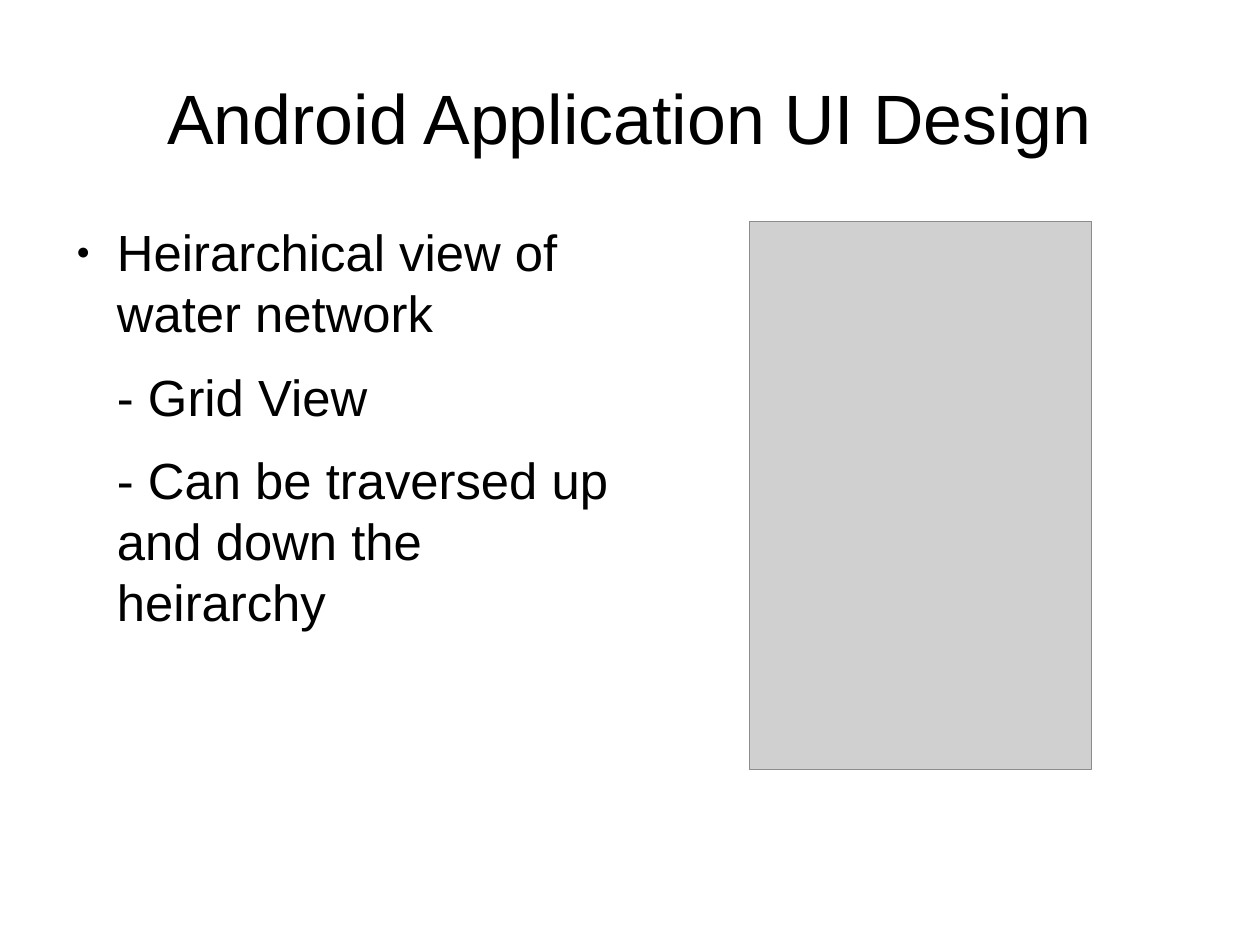
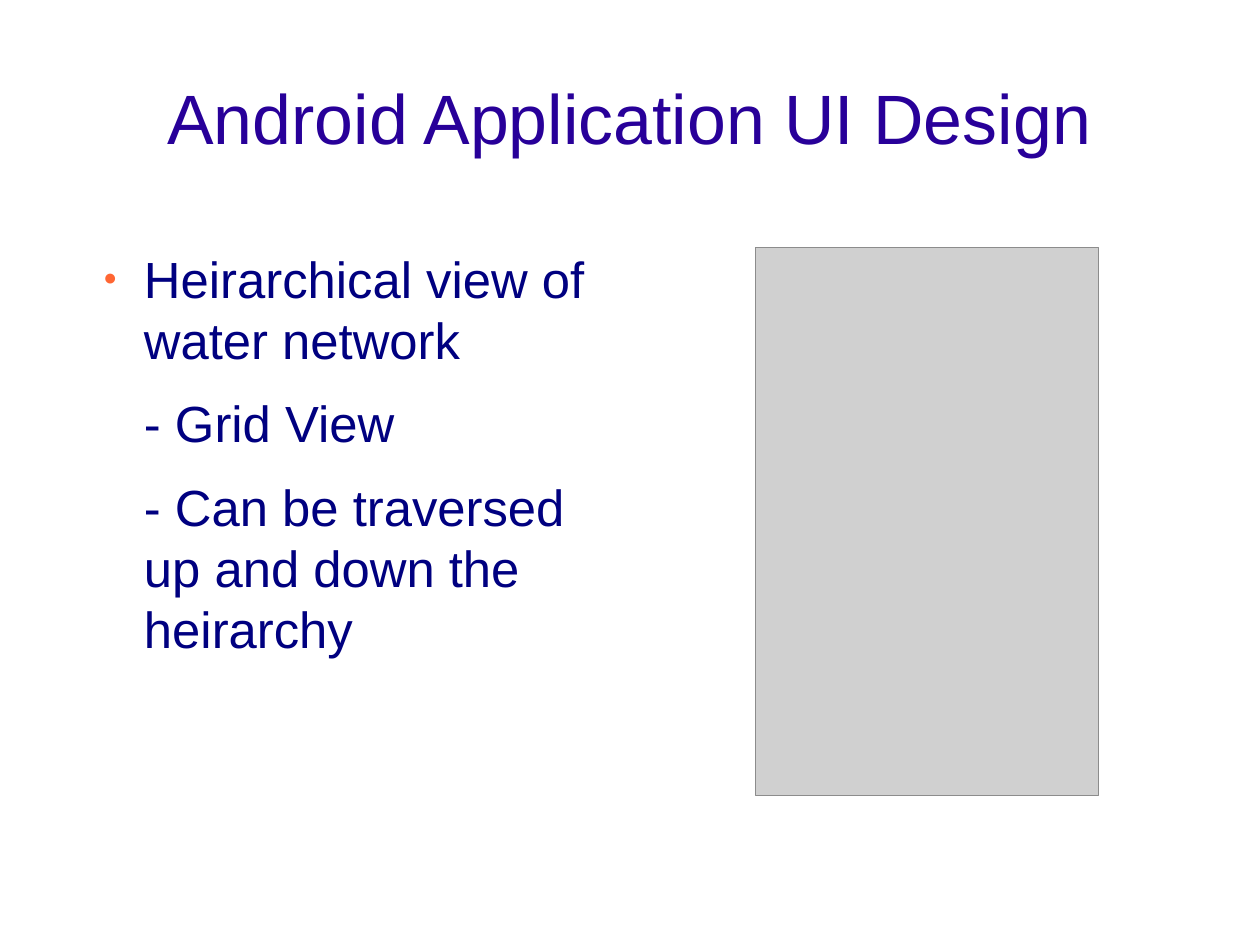
Before and after one commit to smartwatermanagement/self-healing-water-networks, a slide deck: slide 8 of Documentation/Design/design presentation.odp. Drawn at 1260x945 pixels with LibreOffice and Linux fonts; fonts in the diff are those of the drawing; grey boxes stand for pictures; background and template pictures are left out. Boxes give left, top, right and bottom in pixels: in the first picture for what was removed or moved away, otherwise in the second. Text is boxed around its words. In the diff, an @@ line names an element or a change of style, - is before the commit and + after.

Commit message:
Design Presentation

```diff
--- a/Documentation/Design/design presentation.odp
+++ b/Documentation/Design/design presentation.odp
@@ title "Android Application UI Design" at bbox=[167, 93, 1091, 157]: text colour #000000 to #280099 @@
@@ text "Heirarchical view of water network": place and size @@
-text "Heirarchical view of water network" at bbox=[117, 234, 608, 632]
+text "Heirarchical view of water network" at bbox=[144, 261, 584, 658]
@@ text "Heirarchical view of water network" at bbox=[144, 261, 584, 658]: text colour #000000 to #000080; bullet colour #000000 to #FF6633 @@
@@ picture: place and size @@
-picture at bbox=[750, 221, 1093, 769]
+picture at bbox=[756, 248, 1099, 797]
```
Also in this commit, not shown: 9 other slides changed, 1 slide added, 1 other file.
